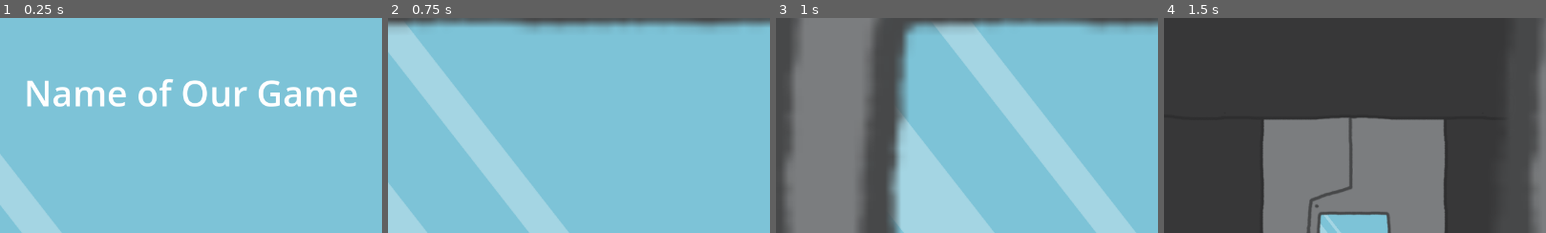
Above: before the commit, frames 1-4 (left to right).
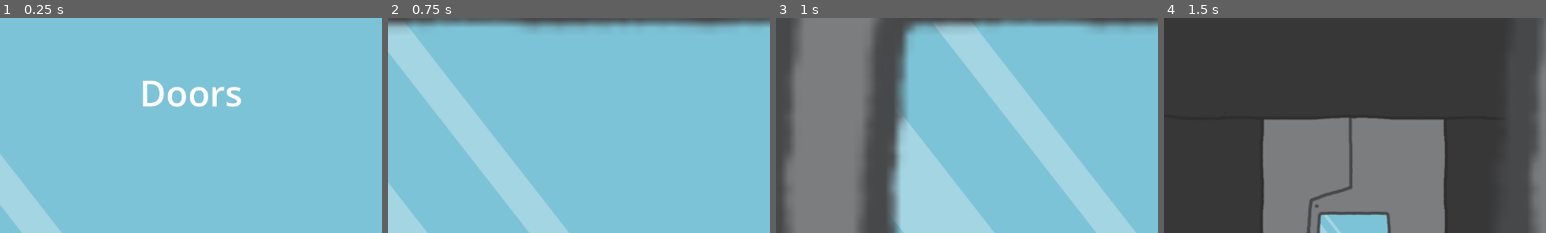
Above: after the commit, the same moments.

Repository: robotabc773/Brackeys2024.1
Game: Godot game, scene res://scenes/main_menu.tscn
Two runs of this game, one before a commit and one after it. Both use one fixed random seed, a clock stepped at 60 frames per second and the inputs below.
Inputs (mouse positions are % of the whole screen's width and height, from its top left):
- Up to frame 1 (0.25 s): no input
- Up to frame 2 (0.75 s): click "Play" at 0.5 s
- Up to frame 3 (1 s): no input
- Up to frame 4 (1.5 s): tap Enter at 1.25 s; move the mouse to (72, 45) at 1.27 s; hold D from 1.28 s (still down); tap C at 1.35 s; click (72, 45) at 1.42 s
The pictures show only the part of the screen within x 25-75%, y 0-50%; the shares and areas given below are measured in that part.

The runs differ from the first frame. In frame 1, 4.3% of the frame differs, in the area x 7-94%, y 28-42%; in frame 2, nothing differs; in frame 3, nothing differs; in frame 4, nothing differs.

Commit message:
Updated bgm controller

Diff:
--- a/project.godot
+++ b/project.godot
@@ -18,6 +18,7 @@
 [autoload]
 
 LevelNum="*res://level_num.gd"
+Music="*res://scenes/autoloads/music.tscn"
 
 [debug]
 
--- /dev/null
+++ b/scenes/autoloads/music.tscn
@@ -0,0 +1,9 @@
+[gd_scene load_steps=2 format=3 uid="uid://bei4gcg1xrcf4"]
+
+[ext_resource type="AudioStream" uid="uid://bh467mnkdrx6p" path="res://sound/bgm/lofi01.wav" id="1_tg5en"]
+
+[node name="Music" type="Node"]
+
+[node name="AudioStreamPlayer" type="AudioStreamPlayer" parent="."]
+stream = ExtResource("1_tg5en")
+autoplay = true
--- a/scenes/main_menu.tscn
+++ b/scenes/main_menu.tscn
@@ -22,7 +22,7 @@
 grow_horizontal = 2
 theme_override_font_sizes/normal_font_size = 60
 bbcode_enabled = true
-text = " [center]Name of Our Game[/center]"
+text = " [center]Doors[/center]"
 
 [node name="MarginContainer" type="MarginContainer" parent="."]
 layout_mode = 1
Not shown, changed: sound/bgm/lofi01.wav.import
